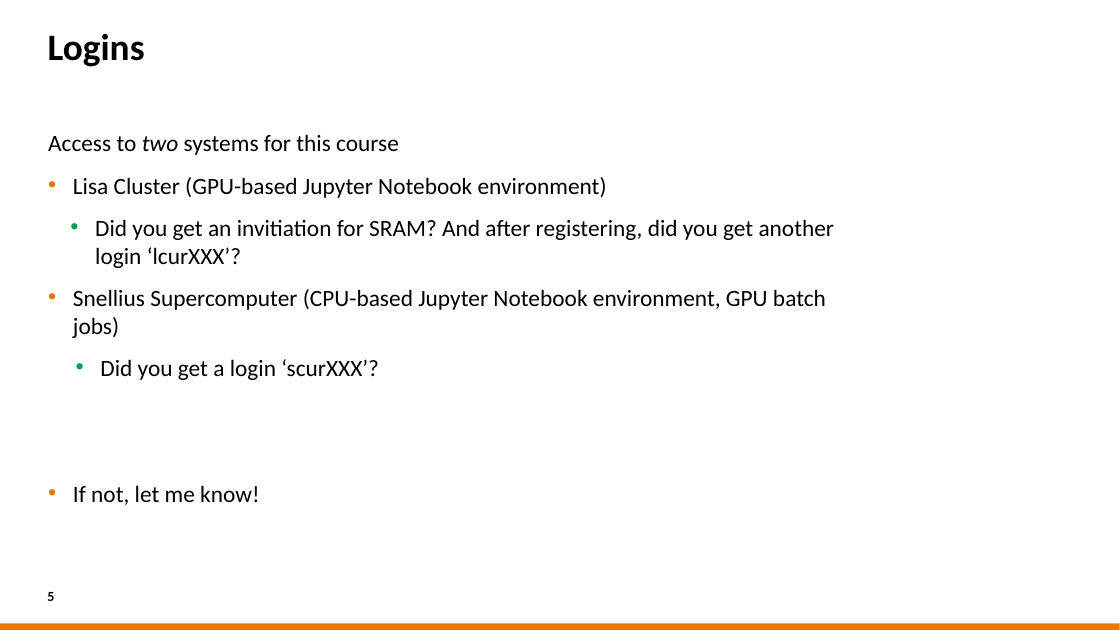
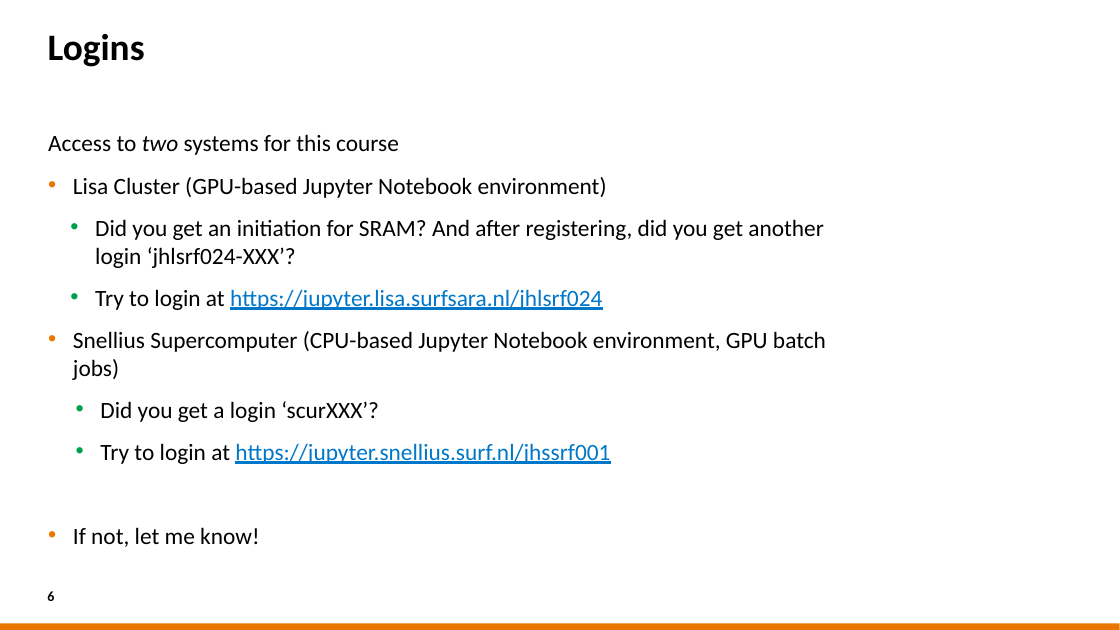
Before and after one commit to sara-nl/MLonHPC_May2023, a slide deck: slide 6 of EuroHPC_HPML_welcome.pptx (slide 5 before the commit). Drawn at 1120x630 pixels with LibreOffice and Linux fonts; fonts in the diff are those of the drawing; background and template pictures are left out. Boxes give left, top, right and bottom in pixels: in the first picture for what was removed or moved away, otherwise in the second. Text is boxed around its words. In the diff, an @@ line names an element or a change of style, - is before the commit and + after.

Commit message:
Changed instructions for logging in

```diff
--- a/EuroHPC_HPML_welcome.pptx
+++ b/EuroHPC_HPML_welcome.pptx
@@ text at bbox=[95, 219, 824, 310]: text changed @@
-  • Did you get an invitiation for SRAM? And after registering, did you get another login ‘lcurXXX’?
+  • Did you get an initiation for SRAM? And after registering, did you get another login ‘jhlsrf024-XXX’?
+  • Try to login at https://jupyter.lisa.surfsara.nl/jhlsrf024
@@ text at bbox=[100, 443, 610, 464]: paragraph added @@
+  • Try to login at https://jupyter.snellius.surf.nl/jhssrf001
```
